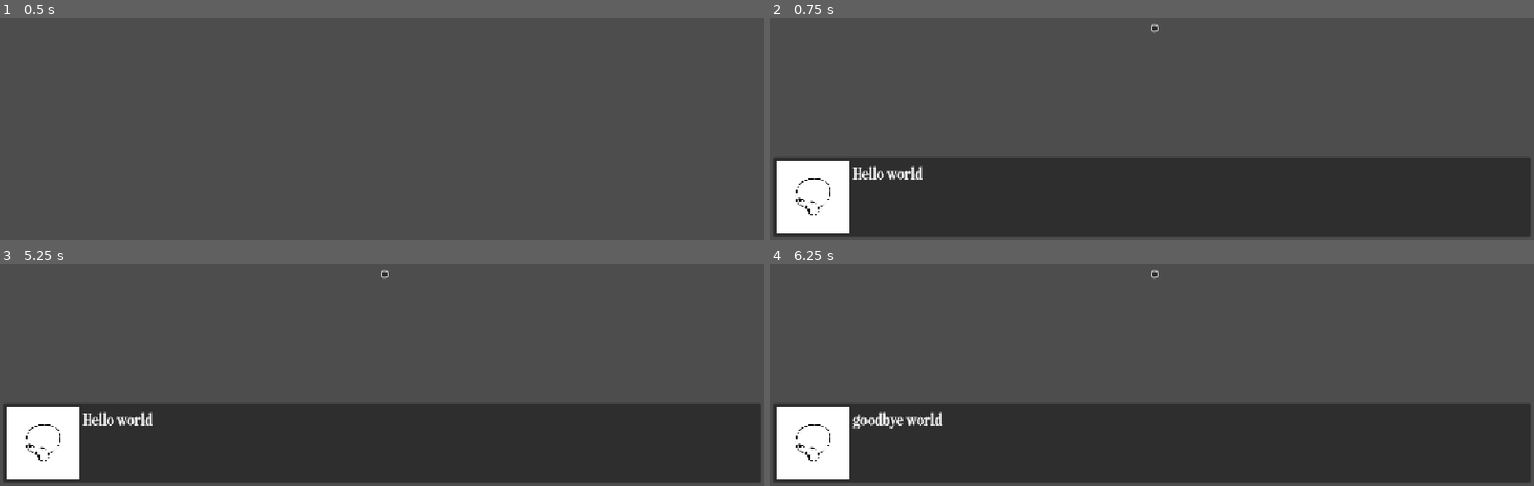
Above: before the commit, frames 1-4 (two rows, left to right).
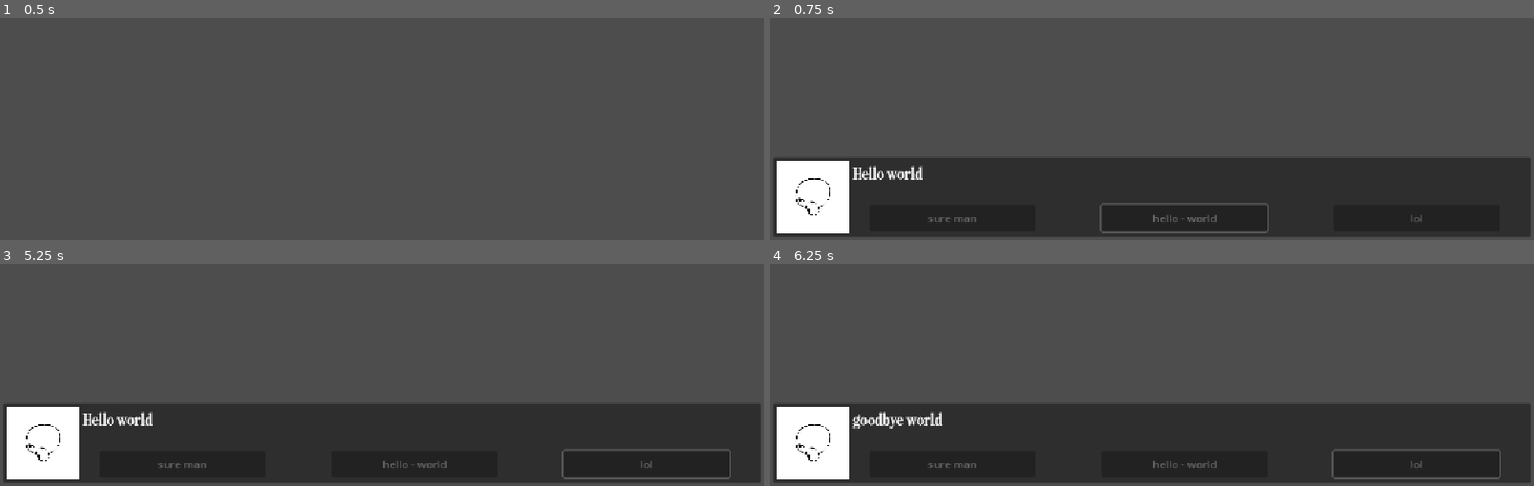
Above: after the commit, the same moments.

Repository: rffhtan/dialogue-charactercustomizer
Game: Godot game, scene res://dialogue.tscn
The game is run twice, just before and just after one commit, with the same random seed, the same clock (stepped at 60 frames per second) and the same inputs.
Inputs (mouse positions are in pixels of both pictures, inside the frame that each line leads up to):
- Up to frame 1 (0.5 s): no input
- Up to frame 2 (0.75 s): tap Enter (ui_accept) at 0.5 s; move the mouse to (outside the picture) at 0.52 s; hold Right from 0.53 s (still down); tap Alt at 0.6 s; click (outside the picture) at 0.67 s
- Up to frame 3 (5.25 s): tap Enter (ui_accept) at 0.77, 4.25, 4.52, 5 s; release Right at 1.25 s; click (382, 275) at 1.27 s; click (183, 463) at 2 s, where only the run after the commit has a clickable "sure man"; click (412, 463) at 2.75 s, where only the run after the commit has a clickable "hello - world"; click (649, 463) at 3.5 s, where only the run after the commit has a clickable "lol"; move the mouse to (420, 430) at 4.27 s; hold Down 4.28-5.03 s; tap Shift at 4.35 s; click (420, 430) at 4.42 s; move the mouse to (outside the picture) at 5.02 s; hold Right from 5.03 s (still down); hold 1 from 5.03 s (still down)
- Up to frame 4 (6.25 s): tap Enter (ui_accept) at 5.75, 6.02 s; move the mouse to (1113, 357) at 5.77 s; release Right at 5.78 s; release 1 at 5.78 s; hold Up from 5.78 s (still down); tap 2 at 5.85 s; click (1113, 357) at 5.92 s

Frame 1 is identical in both runs. In frame 2, 0.6% of the frame differs, in the area x 20-86%, y 2-97%; in frame 3, 0.6%; in frame 4, 0.6%.

Commit message:
added options for dialogue
not currently clickable but also controlled by a neat little dictionary. moved around some ui stuff as well.

Diff:
--- a/basic-dialogue-engine-+-character-customization/dialogue.tscn
+++ b/basic-dialogue-engine-+-character-customization/dialogue.tscn
@@ -9,6 +9,9 @@
 [ext_resource type="Texture2D" uid="uid://cfn67ghdrcn2v" path="res://e7ca219ff1ba45b4509e4fb217eb2435.jpg" id="6_iqg0b"]
 [ext_resource type="Script" uid="uid://hg016n42b5qr" path="res://key.gd" id="9_cd3gt"]
 [ext_resource type="Script" uid="uid://cb1btepbrraur" path="res://options.gd" id="9_x4m5d"]
+[ext_resource type="Script" uid="uid://b6lp84noc1vxy" path="res://option.gd" id="10_x4m5d"]
+[ext_resource type="Script" uid="uid://dgpvhc8n6uavx" path="res://option_2.gd" id="11_mblti"]
+[ext_resource type="Script" uid="uid://dyqu82rh6iv2r" path="res://option_3.gd" id="12_1lttb"]
 
 [node name="Dialogue_Engine" type="Control"]
 layout_mode = 3
@@ -41,7 +44,7 @@
 offset_left = 125.0
 offset_top = 533.0
 offset_right = 1267.0
-offset_bottom = 604.11115
+offset_bottom = 594.11115
 scale = Vector2(0.9, 0.9)
 theme_override_fonts/normal_font = ExtResource("2_758ep")
 theme_override_font_sizes/normal_font_size = 30
@@ -77,30 +80,28 @@
 offset_bottom = -284.0
 script = ExtResource("9_x4m5d")
 
-[node name="opt1" type="Button" parent="options"]
+[node name="option" type="Button" parent="options"]
 layout_mode = 0
-offset_left = 576.0
-offset_top = 324.0
-offset_right = 584.0
-offset_bottom = 332.0
+offset_left = 150.0
+offset_top = 595.0
+offset_right = 400.0
+offset_bottom = 635.0
+script = ExtResource("10_x4m5d")
 
-[node name="options" type="Control" parent="options/opt1"]
-anchors_preset = 0
-offset_left = -576.0
-offset_top = -324.0
-offset_right = -536.0
-offset_bottom = -284.0
+[node name="option2" type="Button" parent="options"]
+layout_mode = 0
+offset_left = 500.0
+offset_top = 595.0
+offset_right = 750.0
+offset_bottom = 635.0
+text = "2"
+script = ExtResource("11_mblti")
 
-[node name="options2" type="Control" parent="options/opt1"]
-anchors_preset = 0
-offset_left = -576.0
-offset_top = -324.0
-offset_right = -536.0
-offset_bottom = -284.0
-
-[node name="options3" type="Control" parent="options/opt1"]
-anchors_preset = 0
-offset_left = -576.0
-offset_top = -324.0
-offset_right = -536.0
-offset_bottom = -284.0
+[node name="option3" type="Button" parent="options"]
+layout_mode = 0
+offset_left = 850.0
+offset_top = 595.0
+offset_right = 1100.0
+offset_bottom = 635.0
+text = "3"
+script = ExtResource("12_1lttb")
--- /dev/null
+++ b/basic-dialogue-engine-+-character-customization/option.gd
@@ -0,0 +1,15 @@
+extends Button
+@onready var manager = get_node("/root/Dialogue_Engine/script_manager")
+@onready var engine = get_node("/root/Dialogue_Engine")
+
+# Called when the node enters the scene tree for the first time.
+func _ready() -> void:
+	engine.choices_presented.connect(_options)
+
+func _options():
+	var button = Button.new()
+	set_text(((manager.o[1])[0]))
+
+# Called every frame. 'delta' is the elapsed time since the previous frame.
+func _process(delta: float) -> void:
+	pass
--- /dev/null
+++ b/basic-dialogue-engine-+-character-customization/option_2.gd
@@ -0,0 +1,15 @@
+extends Button
+@onready var manager = get_node("/root/Dialogue_Engine/script_manager")
+@onready var engine = get_node("/root/Dialogue_Engine")
+
+# Called when the node enters the scene tree for the first time.
+func _ready() -> void:
+	engine.choices_presented.connect(_options)
+
+func _options():
+	var button = Button.new()
+	set_text(((manager.o[1])[1]))
+
+# Called every frame. 'delta' is the elapsed time since the previous frame.
+func _process(delta: float) -> void:
+	pass
--- /dev/null
+++ b/basic-dialogue-engine-+-character-customization/option_3.gd
@@ -0,0 +1,15 @@
+extends Button
+@onready var manager = get_node("/root/Dialogue_Engine/script_manager")
+@onready var engine = get_node("/root/Dialogue_Engine")
+
+# Called when the node enters the scene tree for the first time.
+func _ready() -> void:
+	engine.choices_presented.connect(_options)
+
+func _options():
+	var button = Button.new()
+	set_text(((manager.o[1])[2]))
+
+# Called every frame. 'delta' is the elapsed time since the previous frame.
+func _process(delta: float) -> void:
+	pass
--- a/basic-dialogue-engine-+-character-customization/options.gd
+++ b/basic-dialogue-engine-+-character-customization/options.gd
@@ -1,13 +1,15 @@
 extends Control
 @onready var engine = get_node("/root/Dialogue_Engine")
+@onready var manager = get_node("/root/Dialogue_Engine/script_manager")
 
 # Called when the node enters the scene tree for the first time.
 func _ready() -> void:
 	hide()
-	engine.choices_presented.connect(_dialogue)
+	engine.choices_presented.connect(_options)
 
-func _dialogue():
+func _options():
 	show()
+
 
 func _process(delta: float) -> void:
 	pass
Not shown: 1 places in basic-dialogue-engine-+-character-customization/dialogue.tscn that only renumber resources
Not shown, added: basic-dialogue-engine-+-character-customization/option.gd.uid
Not shown, added: basic-dialogue-engine-+-character-customization/option_2.gd.uid
Not shown, added: basic-dialogue-engine-+-character-customization/option_3.gd.uid
